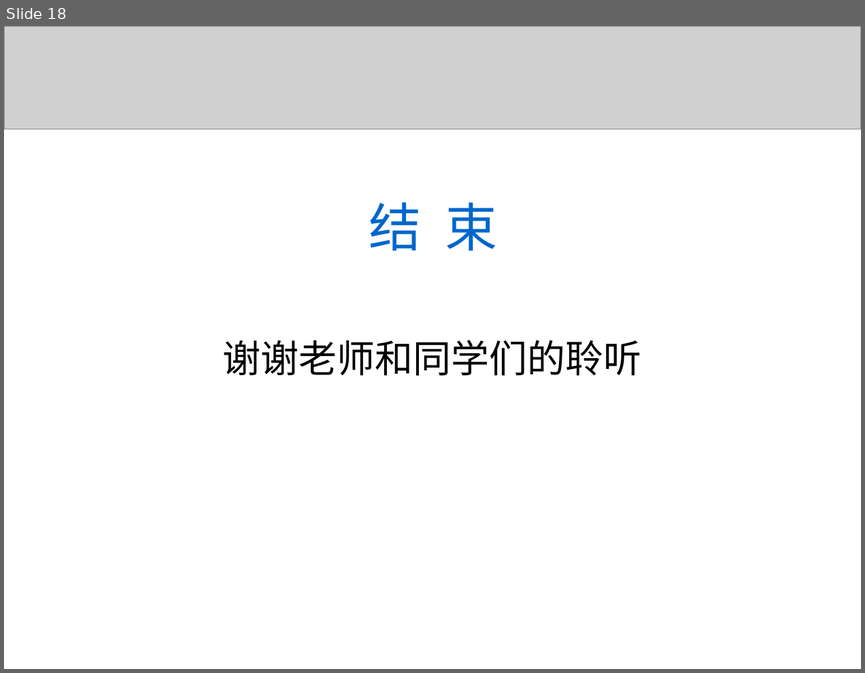
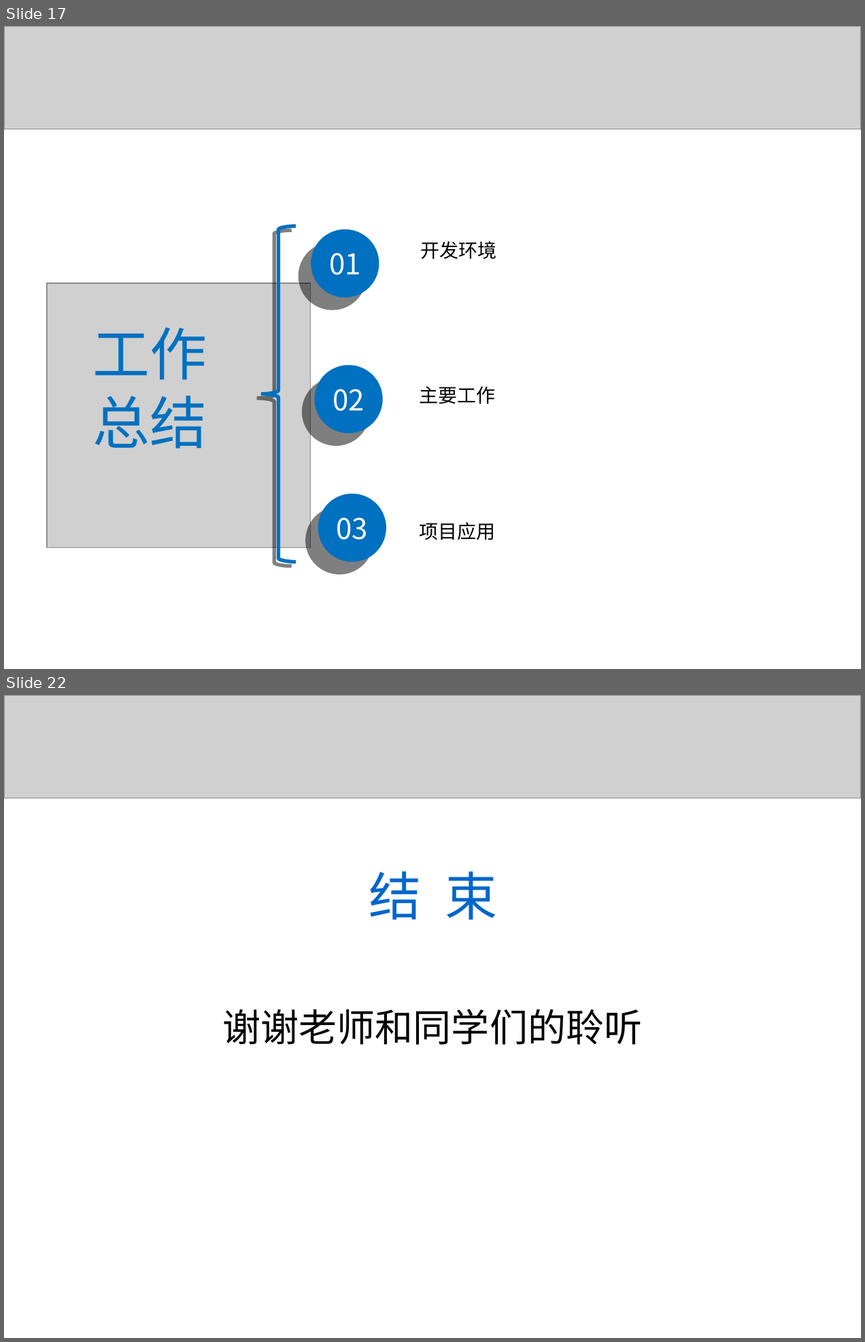
Before and after one commit to liaoliaoanxiao/mediumRepy, a slide deck: 论文/SA14226355孙君伟答辩.ppt. Shown one above the other, each under a label of ours: slide 18 before the commit, slides 17 and 22 after it; the slides between them are not shown. The pictures are 865x673 and 865x1342 pixels, drawn with LibreOffice and Linux fonts; fonts in the diff are those of the drawing; grey boxes stand for pictures. Boxes give left, top, right and bottom in pixels: in the first picture for what was removed or moved away, otherwise in the second. Text is boxed around its words. In the diff, an @@ line names an element or a change of style, - is before the commit and + after.

```diff
--- a/论文/SA14226355孙君伟答辩.ppt
+++ b/论文/SA14226355孙君伟答辩.ppt
@@ slide 17 added at (4,26,861,669), background #FFFFFF @@
@@ picture added at (4,26,861,129) @@
@@ freeform shape added at (261,226,295,562), outline #0070C0 3 pt @@
@@ ellipse added at (311,229,379,297), fill #0070C0 @@
@@ text added at (421,241,497,259), 16 pt, text #000000 @@
+开发环境
@@ text added at (329,252,361,275), 24 pt, text #FFFFFF @@
+01
@@ picture added at (47,283,311,547) @@
@@ text added at (93,327,207,448), 48 pt, text #0070C0 @@
+工作
+总结
@@ ellipse added at (314,365,383,433), fill #0070C0 @@
@@ text added at (332,388,364,411), 24 pt, text #FFFFFF @@
+02
@@ text added at (419,386,496,404), 16 pt, text #000000 @@
+主要工作
@@ ellipse added at (317,493,386,562), fill #0070C0 @@
@@ text added at (337,517,368,539), 24 pt, text #FFFFFF @@
+03
@@ text added at (419,522,496,540), 16 pt, text #000000 @@
+项目应用
@@ what was slide 18 is now slide 22 @@
```
Also in this commit, not shown: 3 slides changed, 3 other slides added, 2 other files.
